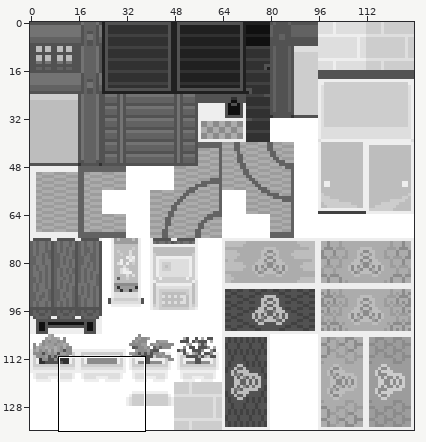
Sprite sheet, stored at data/tilesets/secondary/battle_arena/tiles.png. The first picture is a wide view before the edit; the outline marks the close-up.
Close-up. The starting point:
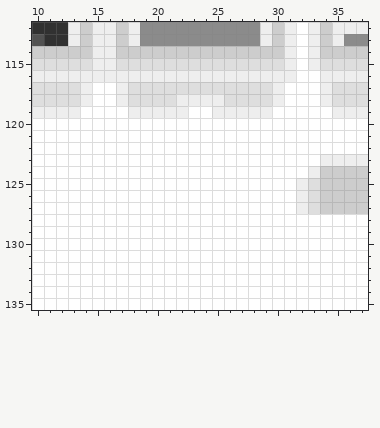
The file is 128x136 pixels. Shown: x 10..37, y 112..135.
The same view after the edit:
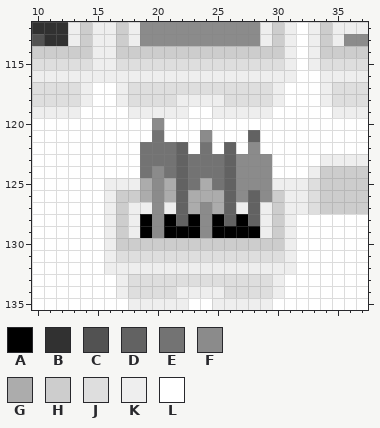
Palette (. is transparent): A #000000  B #313131  C #525252  D #626262  E #737373  F #8b8b8b  G #acacac  H #cdcdcd  J #dedede  K #eeeeee  L #ffffff
What changed:
Changed rows in their new state; - is an unchanged pixel.
first column x 16:
120 ----F-----------
121 ----E---F---D---
122 ---EEED-E-D-F---
123 ---EEEDEEEDFFF--
124 ---EFEDEEEDFFF--
125 KKKGFGDEGEDFFFKK
126 KHHGFGDGGGDFDFHK
127 KHKKFKDGFGDKDKHK
128 KHKAFADAFADADKHK
129 KHKAFAAAFAAAAKHK
130 KHHHHHHHHHHHHHHK
131 KJJJJJJJJJJJJJJK
132 KKKKKKKKKKKKKKKK
133 -KJJJJJJJJJJJJK-
134 -KJJJJKKKKJJJJK-
135 --KKKKK--KKKKK--
Boxes around the changes in both close-ups, in picture pixels (x1, y1, x2, y2):
changed: (104, 118, 296, 310)
